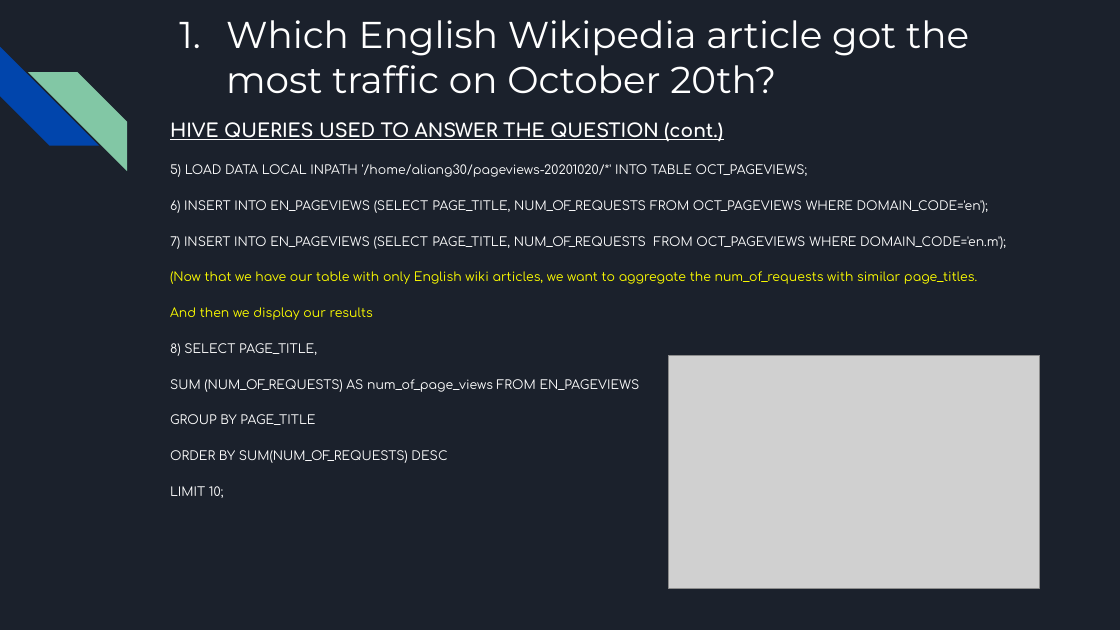
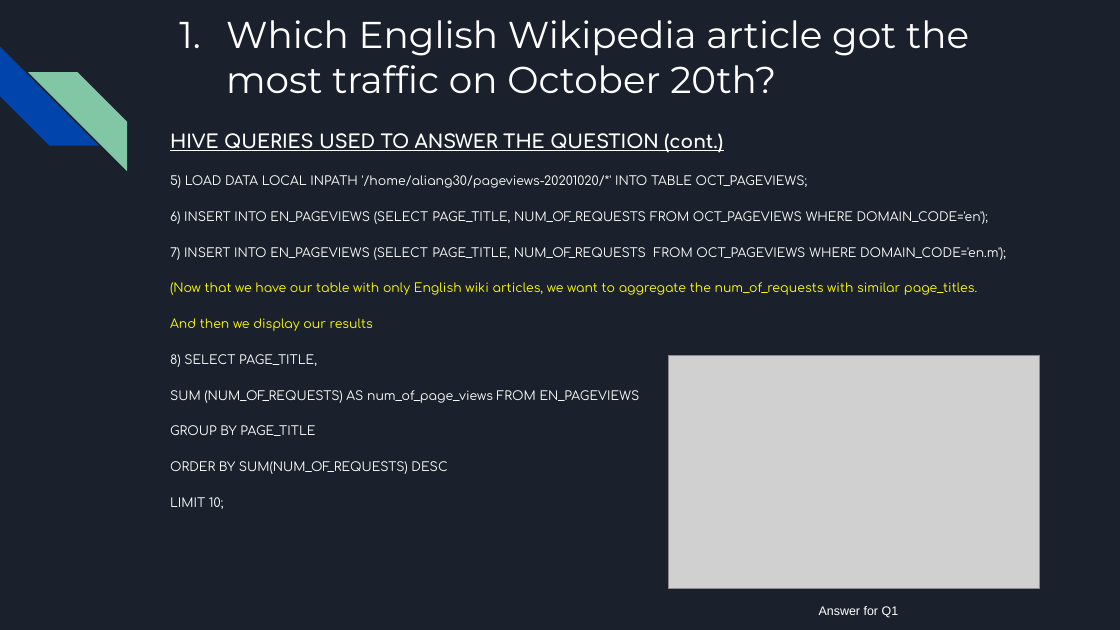
Before and after one commit to AlanLiang1/Project_1, a slide deck: slide 4 of P1 Presentation.pptx. Drawn at 1120x630 pixels with LibreOffice and Linux fonts; fonts in the diff are those of the drawing; grey boxes stand for pictures. Boxes give left, top, right and bottom in pixels: in the first picture for what was removed or moved away, otherwise in the second. Text is boxed around its words. In the diff, an @@ line names an element or a change of style, - is before the commit and + after.

Commit message:
Updated P1 Presentation with results

```diff
--- a/P1 Presentation.pptx
+++ b/P1 Presentation.pptx
@@ text "HIVE QUERIES USED TO ANSWER ...": place and size @@
-text "HIVE QUERIES USED TO ANSWER ..." at [170, 122, 1006, 498]
+text "HIVE QUERIES USED TO ANSWER ..." at [170, 133, 1006, 509]
@@ text added at [819, 606, 899, 618], 8 pt, text #FFFFFF @@
+Answer for Q1
```
Also in this commit, not shown: 14 other slides changed, 6 slides added, 1 other file.
